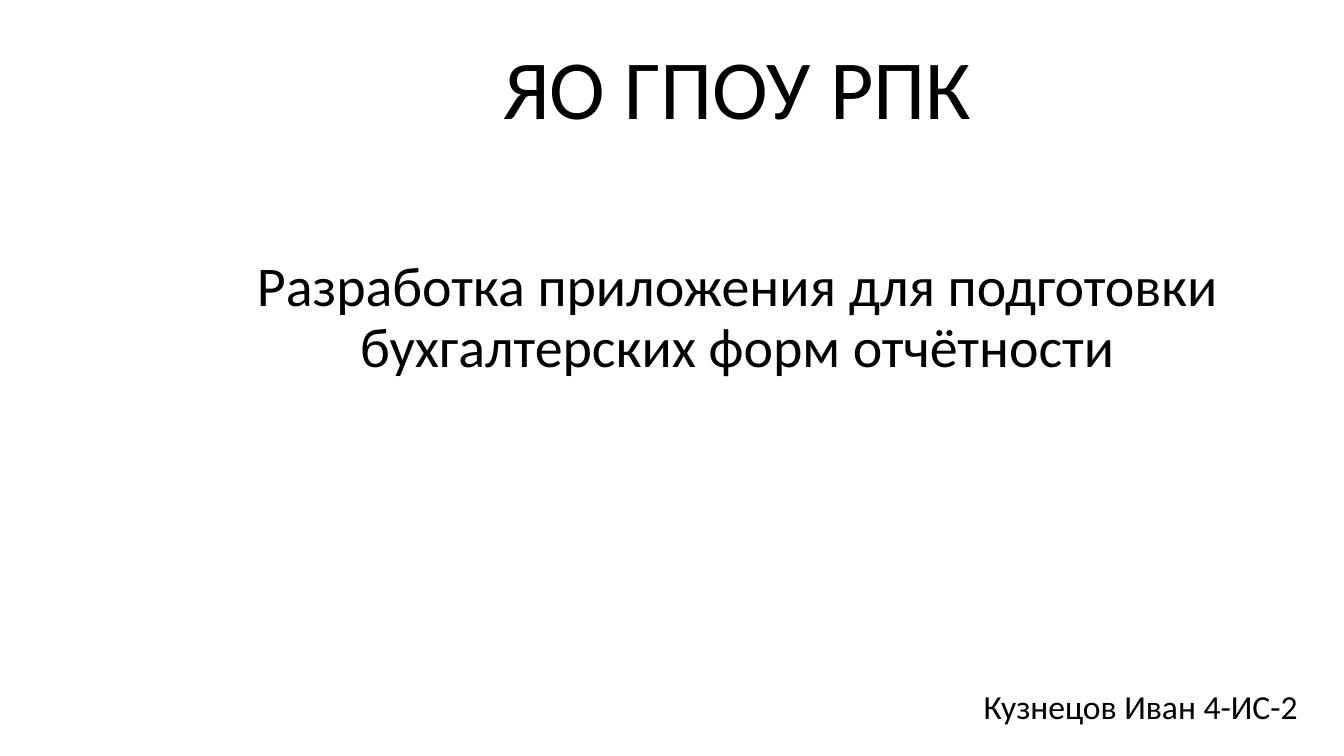
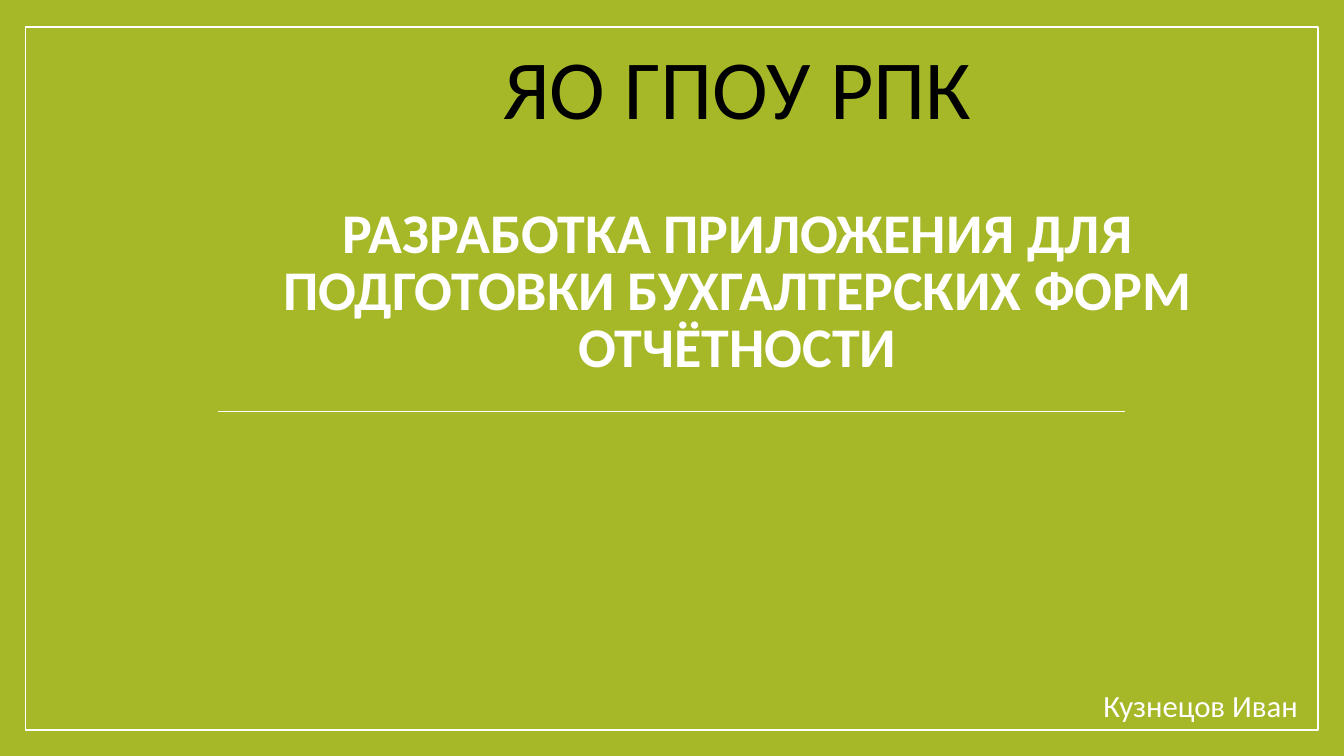
Before and after one commit to ux1e/diplome, a slide deck: slide 1 of files/Записка/Kuznetsov_Ivan_prezentacia.pptx. Drawn at 1344x756 pixels with LibreOffice and Linux fonts; fonts in the diff are those of the drawing. Boxes give left, top, right and bottom in pixels: in the first picture for what was removed or moved away, otherwise in the second. Text is boxed around its words. In the diff, an @@ line names an element or a change of style, - is before the commit and + after.

```diff
--- a/files/Записка/Kuznetsov_Ivan_prezentacia.pptx
+++ b/files/Записка/Kuznetsov_Ivan_prezentacia.pptx
@@ background #FFFFFF to #A6B727 @@
@@ rectangle added at <box>25,27,1318,730</box>, fill #A6B727, outline #FFFFFF 1 pt @@
@@ title at <box>283,216,1191,368</box>: text changed; text colour #000000 to #FFFFFF; bold on @@
-Разработка приложения для подготовки бухгалтерских форм отчётности
+РАЗРАБОТКА ПРИЛОЖЕНИЯ ДЛЯ ПОДГОТОВКИ БУХГАЛТЕРСКИХ ФОРМ ОТЧЁТНОСТИ
@@ line added from (218, 411) to (1125, 411), #FFFFFF 0.79 pt @@
@@ subtitle at <box>1103,697,1298,722</box>: text changed; size 24 to 22 pt; text colour #000000 to #FFFFFF @@
-Кузнецов Иван 4-ИС-2
+Кузнецов Иван
```
Also in this commit, not shown: 5 other slides changed, 2 other files.
